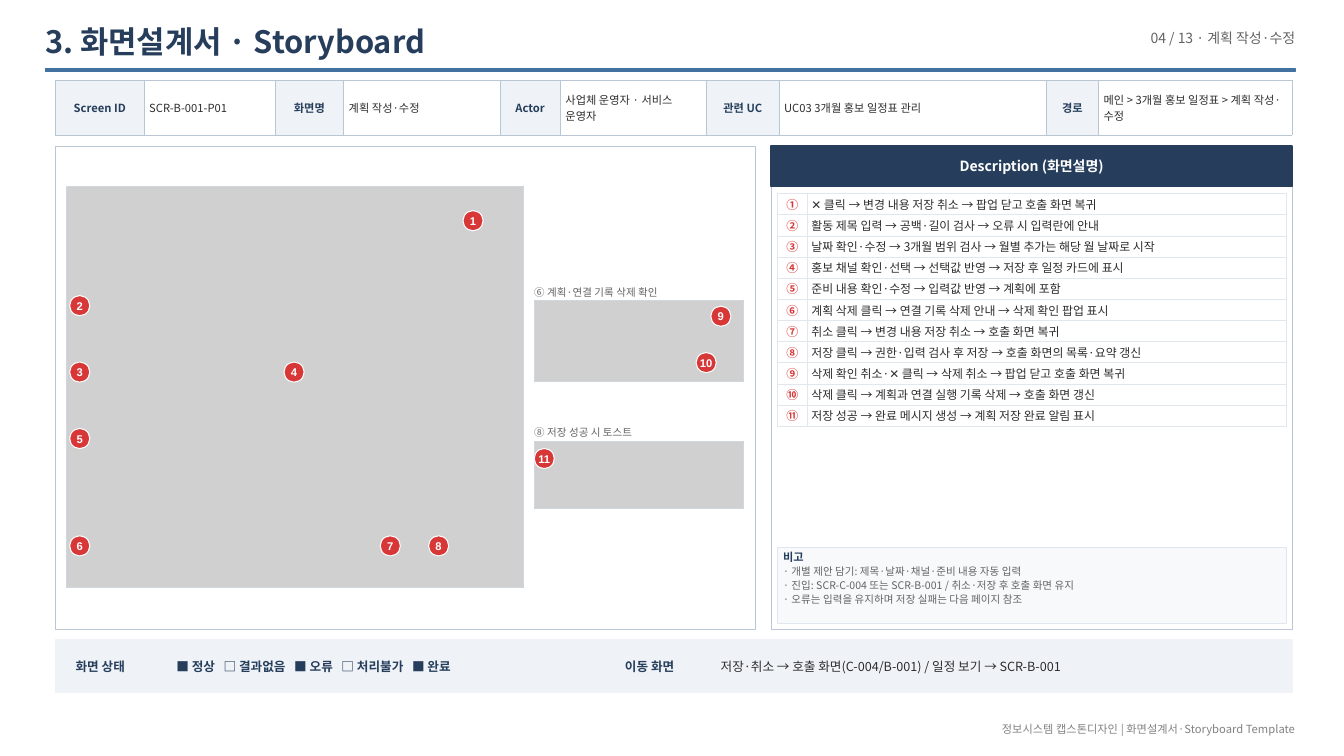
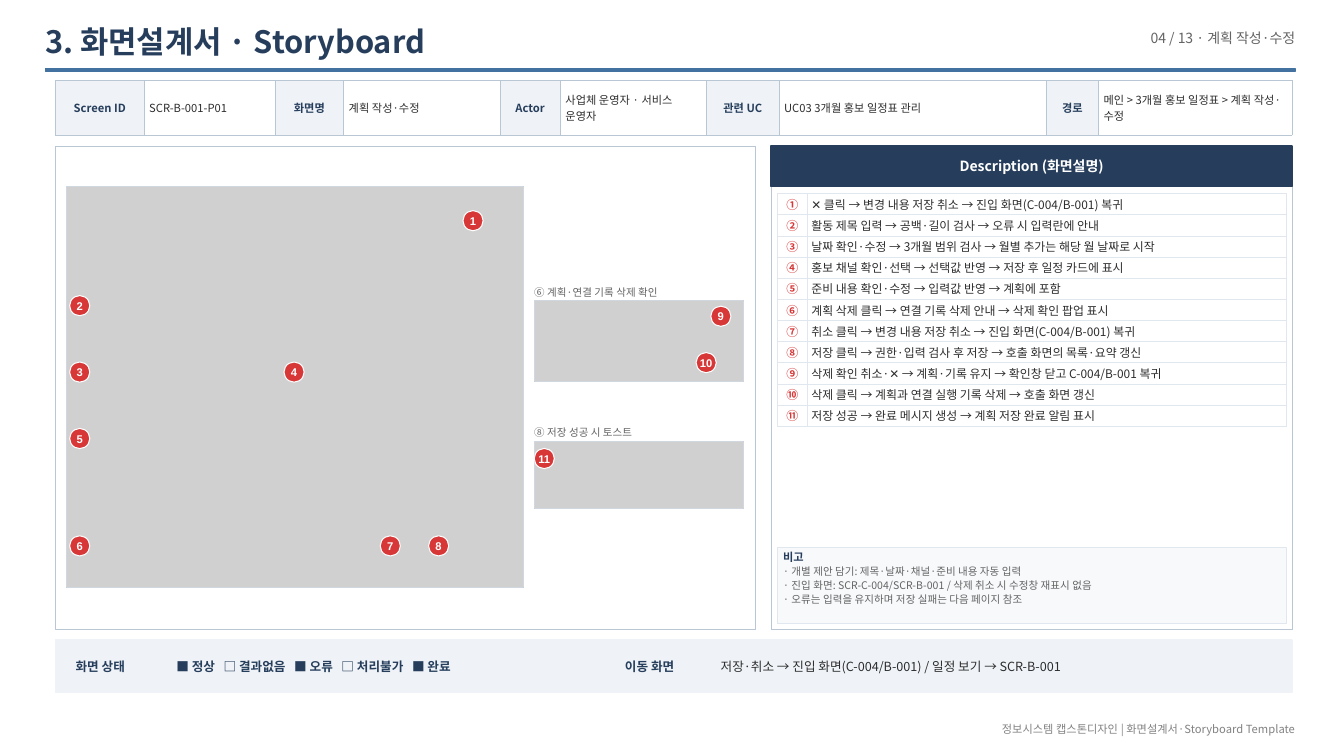
Before and after one commit to LSB-afk/-Information-Systems-Capstone-Design, a slide deck: slide 22 of 00_제출/Red 화면설계서_20261003.pptx. Drawn at 1344x756 pixels with LibreOffice and Linux fonts; fonts in the diff are those of the drawing; grey boxes stand for pictures. Boxes give left, top, right and bottom in pixels: in the first picture for what was removed or moved away, otherwise in the second. Text is boxed around its words. In the diff, an @@ line names an element or a change of style, - is before the commit and + after.

```diff
--- a/00_제출/Red 화면설계서_20261003.pptx
+++ b/00_제출/Red 화면설계서_20261003.pptx
@@ table at [777, 194, 1287, 425] @@
-row 1, column 2: ✕ 클릭 → 변경 내용 저장 취소 → 팝업 닫고 호출 화면 복귀
+row 1, column 2: ✕ 클릭 → 변경 내용 저장 취소 → 진입 화면(C-004/B-001) 복귀
-row 7, column 2: 취소 클릭 → 변경 내용 저장 취소 → 호출 화면 복귀
+row 7, column 2: 취소 클릭 → 변경 내용 저장 취소 → 진입 화면(C-004/B-001) 복귀
-row 9, column 2: 삭제 확인 취소·✕ 클릭 → 삭제 취소 → 팝업 닫고 호출 화면 복귀
+row 9, column 2: 삭제 확인 취소·✕ → 계획·기록 유지 → 확인창 닫고 C-004/B-001 복귀
@@ text at [791, 580, 1091, 591]: text changed @@
-· 진입: SCR-C-004 또는 SCR-B-001 / 취소·저장 후 호출 화면 유지
+· 진입 화면: SCR-C-004/SCR-B-001 / 삭제 취소 시 수정창 재표시 없음
@@ text at [721, 660, 1061, 674]: text changed @@
-저장·취소 → 호출 화면(C-004/B-001) / 일정 보기 → SCR-B-001
+저장·취소 → 진입 화면(C-004/B-001) / 일정 보기 → SCR-B-001
```
Also in this commit, not shown: 27 other slides changed, 7 other files.
